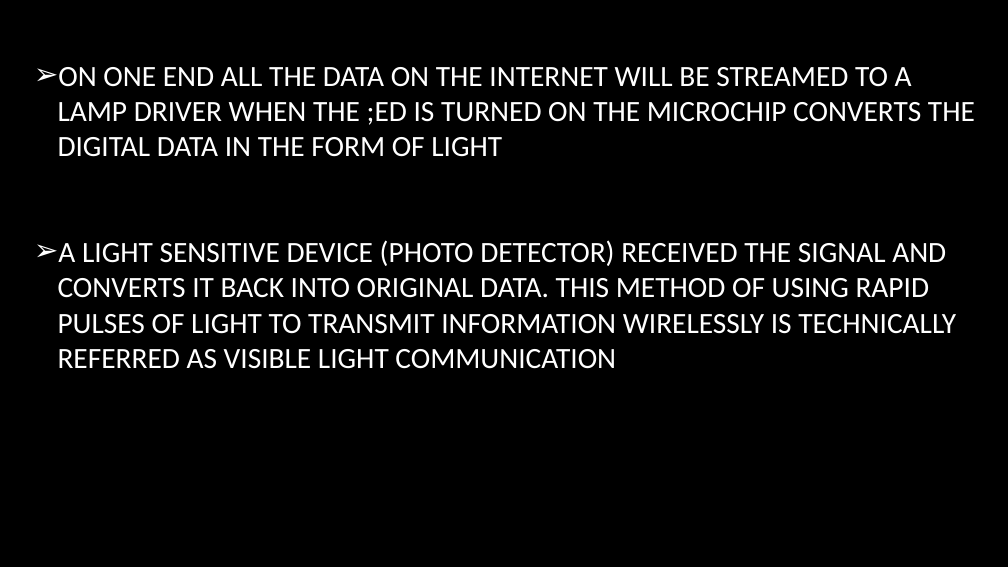
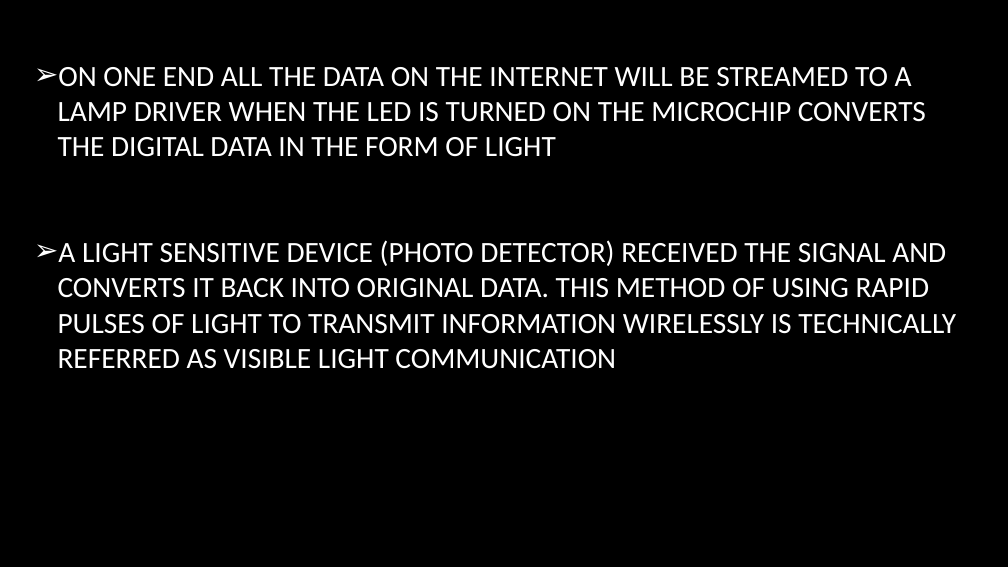
Before and after one commit to dedebanu/LIFI, a slide deck: slide 10 of VERSION CONTROL SYSTEM USING GIT.pptx (slide 7 before the commit). Drawn at 1008x567 pixels with LibreOffice and Linux fonts; fonts in the diff are those of the drawing; background and template pictures are left out. Boxes give left, top, right and bottom in pixels: in the first picture for what was removed or moved away, otherwise in the second. Text is boxed around its words. In the diff, an @@ line names an element or a change of style, - is before the commit and + after.

```diff
--- a/VERSION CONTROL SYSTEM USING GIT.pptx
+++ b/VERSION CONTROL SYSTEM USING GIT.pptx
@@ text at (x1=58, y1=67, x2=926, y2=157): text changed @@
-➢ ON ONE END ALL THE DATA ON THE INTERNET WILL BE STREAMED TO A LAMP DRIVER WHEN THE ;ED IS TURNED ON THE MICROCHIP CONVERTS THE DIGITAL DATA IN THE FORM OF LIGHT
+➢ ON ONE END ALL THE DATA ON THE INTERNET WILL BE STREAMED TO A LAMP DRIVER WHEN THE LED IS TURNED ON THE MICROCHIP CONVERTS THE DIGITAL DATA IN THE FORM OF LIGHT
```
Also in this commit, not shown: 7 other slides changed, 14 slides added, 1 slide removed.
